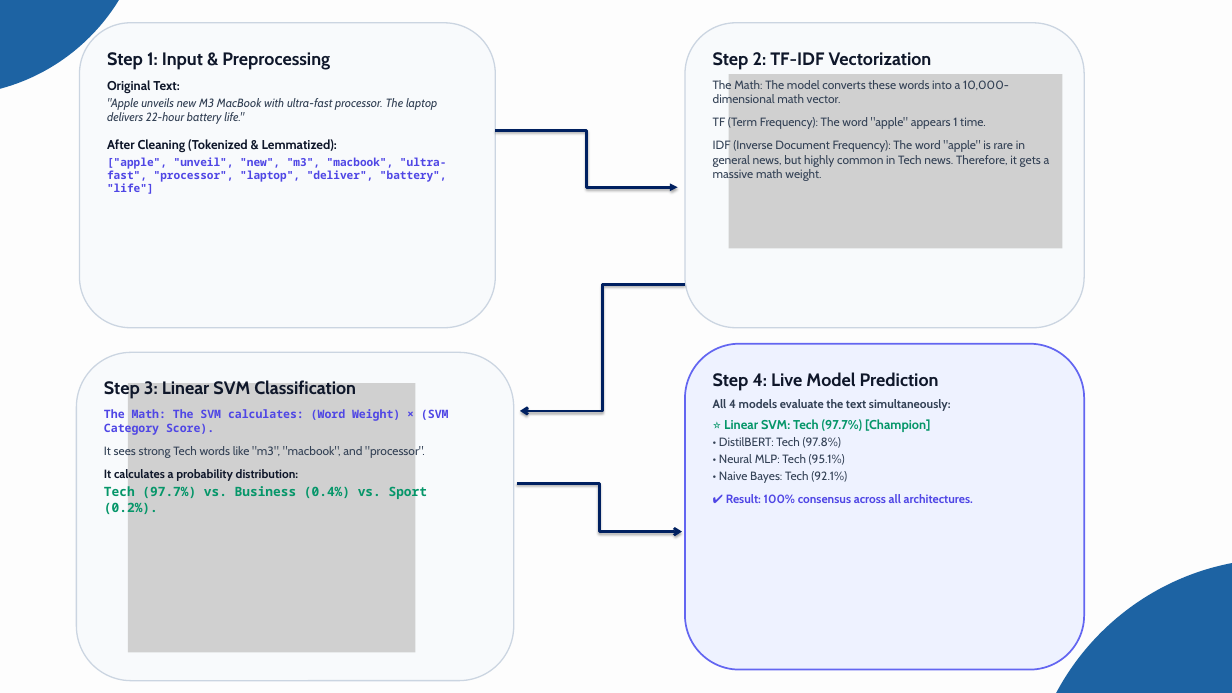
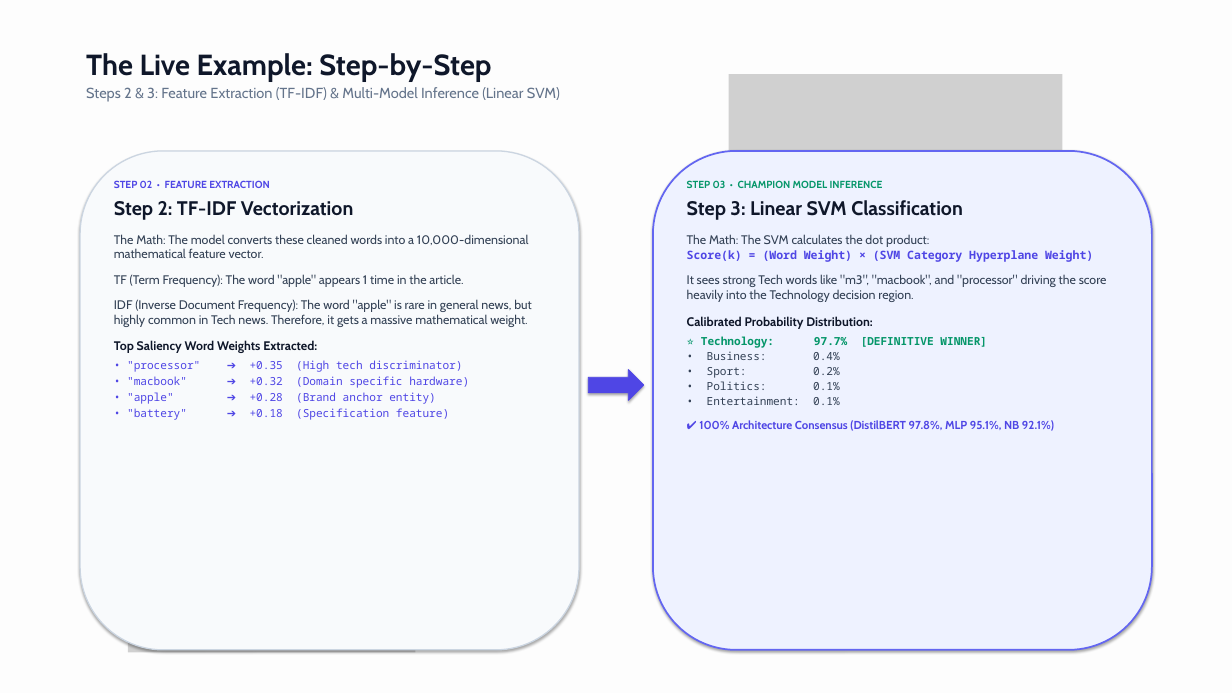
Before and after one commit to Abhijeet0848/NewsLens, a slide deck: slide 10 of docs/NewsScope_Presentation.pptx. Drawn at 1232x693 pixels with LibreOffice and Linux fonts; fonts in the diff are those of the drawing; grey boxes stand for pictures. Boxes give left, top, right and bottom in pixels: in the first picture for what was removed or moved away, otherwise in the second. Text is boxed around its words. In the diff, an @@ line names an element or a change of style, - is before the commit and + after.

```diff
--- a/docs/NewsScope_Presentation.pptx
+++ b/docs/NewsScope_Presentation.pptx
@@ freeform shape removed at [0,0,148,95] @@
@@ rounded rectangle removed at [79,23,495,328] @@
@@ rounded rectangle removed at [685,23,1084,328] @@
@@ text at [86,53,560,102]: text changed; size 14 to 17 pt; text colour #334155 to #64748B; bold off @@
-Step 4: Live Model Prediction
-All 4 models evaluate the text simultaneously:
-⭐ Linear SVM: Tech (97.7%) [Champion]
-• DistilBERT: Tech (97.8%)
-• Neural MLP: Tech (95.1%)
-• Naive Bayes: Tech (92.1%)
-✔ Result: 100% consensus across all architectures.
+The Live Example: Step-by-Step
+Steps 2 & 3: Feature Extraction (TF-IDF) & Multi-Model Inference (Linear SVM)
@@ text removed at [107,52,447,194] @@
-Step 1: Input & Preprocessing
-Original Text:
-"Apple unveils new M3 MacBook with ultra-fast processor. The laptop delivers 22-hour battery life."
-After Cleaning (Tokenized & Lemmatized):
-["apple", "unveil", "new", "m3", "macbook", "ultra-fast", "processor", "laptop", "deliver", "battery", "life"]
@@ elbow arrow removed from (495, 131) to (678, 187) @@
@@ rounded rectangle: place and size @@
-rounded rectangle at [76,352,514,681]
+rounded rectangle at [80,151,579,650]
@@ rounded rectangle at [80,151,579,650]: shadow on @@
@@ text "STEP 02 • FEATURE EXTRACTION": place and size @@
-text "STEP 02 • FEATURE EXTRACTION" at [713,52,1050,182]
+text "STEP 02 • FEATURE EXTRACTION" at [114,180,532,420]
@@ rounded rectangle at [653,151,1152,650]: shadow on @@
@@ rounded rectangle: place and size @@
-rounded rectangle at [685,344,1084,670]
+rounded rectangle at [653,151,1152,650]
@@ text at [114,180,269,188]: paragraph added @@
+STEP 02 • FEATURE EXTRACTION
@@ text at [114,201,354,220]: size 21 to 23 pt in "Step 2: TF-IDF Vectorization"; more space between paragraphs @@
@@ text added at [687,180,1107,431], 14.5 pt, text #334155, bold @@
+STEP 03 • CHAMPION MODEL INFERENCE
+Step 3: Linear SVM Classification
+The Math: The SVM calculates the dot product:
+Score(k) = (Word Weight) × (SVM Category Hyperplane Weight)
+It sees strong Tech words like "m3", "macbook", and "processor" driving the score heavily into the Technology decision region.
+Calibrated Probability Distribution:
+⭐ Technology: 97.7% [DEFINITIVE WINNER]
+• Business: 0.4%
+• Sport: 0.2%
+• Politics: 0.1%
+• Entertainment: 0.1%
+✔ 100% Architecture Consensus (DistilBERT 97.8%, MLP 95.1%, NB 92.1%)
@@ text at [114,234,532,420]: text changed; size 14 to 14.5 pt @@
-The Math: The model converts these words into a 10,000-dimensional math vector.
-TF (Term Frequency): The word "apple" appears 1 time.
-IDF (Inverse Document Frequency): The word "apple" is rare in general news, but highly common in Tech news. Therefore, it gets a massive math weight.
+The Math: The model converts these cleaned words into a 10,000-dimensional mathematical feature vector.
+TF (Term Frequency): The word "apple" appears 1 time in the article.
+IDF (Inverse Document Frequency): The word "apple" is rare in general news, but highly common in Tech news. Therefore, it gets a massive mathematical weight.
+Top Saliency Word Weights Extracted:
+• "processor" ➔ +0.35 (High tech discriminator)
+• "macbook" ➔ +0.32 (Domain specific hardware)
+• "apple" ➔ +0.28 (Brand anchor entity)
+• "battery" ➔ +0.18 (Specification feature)
@@ elbow arrow removed from (685, 285) to (520, 411) @@
@@ text removed at [104,380,449,516] @@
-Step 3: Linear SVM Classification
-The Math: The SVM calculates: (Word Weight) × (SVM Category Score).
-It sees strong Tech words like "m3", "macbook", and "processor".
-It calculates a probability distribution:
-Tech (97.7%) vs. Business (0.4%) vs. Sport (0.2%).
@@ right arrow added at [588,370,644,400], fill #4F46E5, outline #4F46E5 1 pt @@
@@ elbow arrow removed from (517, 484) to (682, 532) @@
@@ freeform shape removed at [1026,559,1232,693] @@
```
Also in this commit, not shown: 3 other slides changed, 5 other files.
